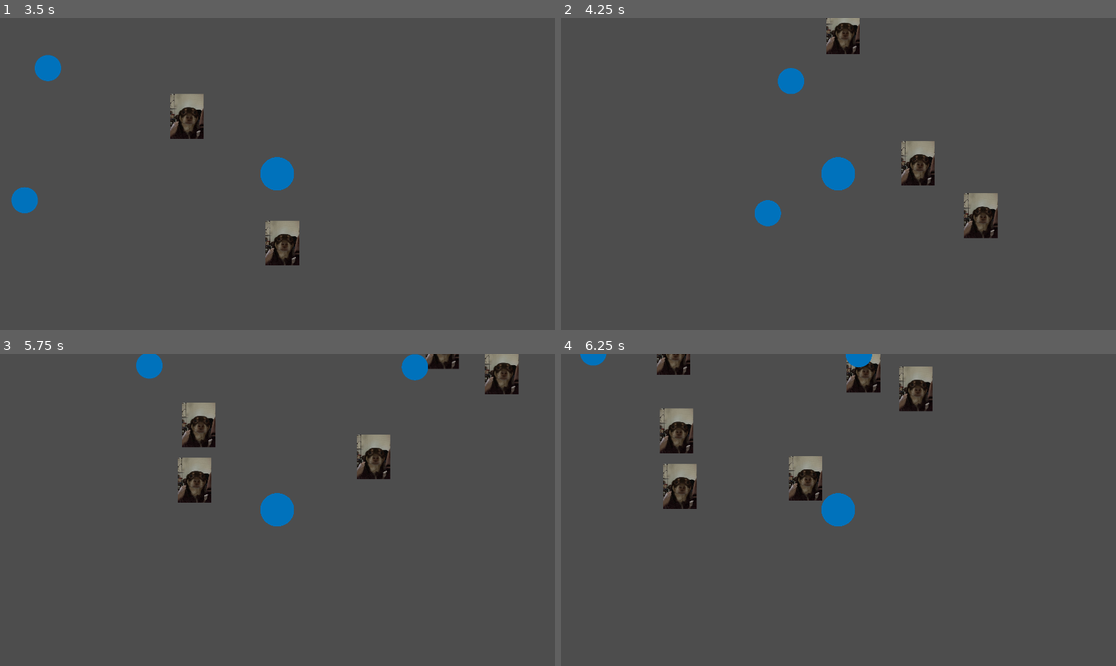
Above: before the commit, frames 1-4 (two rows, left to right).
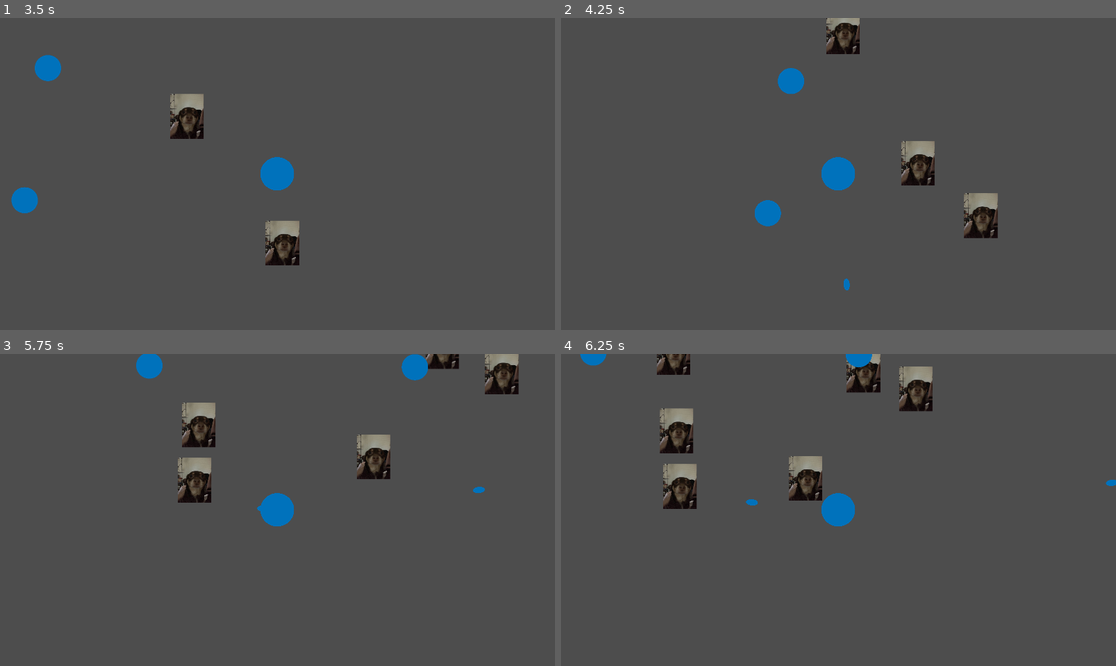
Above: after the commit, the same moments.

Repository: anxapa/mushroom-survive-her
Game: Godot game, scene res://Scenes/main_scene.tscn
The game is run twice, just before and just after one commit, with the same random seed, the same clock (stepped at 60 frames per second) and the same inputs.
Inputs:
- Up to frame 1 (3.5 s): tap Enter at 0.5 s; hold Right (ui_right) 0.53-1.28 s; hold Down (ui_down) 1.28-2.03 s; hold Right (ui_right) 2.03-2.78 s; hold Up (ui_up) from 2.78 s (still down)
- Up to frame 2 (4.25 s): release Up (ui_up) at 3.53 s; hold Left (ui_left) from 3.53 s (still down)
- Up to frame 3 (5.75 s): release Left (ui_left) at 5.03 s; hold Down (ui_down) from 5.03 s (still down)
- Up to frame 4 (6.25 s): release Down (ui_down) at 5.78 s; hold Right (ui_right) from 5.78 s (still down)

Frame 1 is identical in both runs. In frame 2, less than 0.1% of the frame differs, in the area x 50-53%, y 83-88%; in frame 3, less than 0.1%; in frame 4, less than 0.1%, in the area x 33-100%, y 40-49%.

Commit message:
Added spore shot ability
- Added general bullet script.
- Added spore shot ability scenes and scripts.
- Added the spore shot ability to the player.

Diff:
--- /dev/null
+++ b/Scenes/Abilities/Spore Shot Ability.tscn
@@ -0,0 +1,17 @@
+[gd_scene load_steps=3 format=3 uid="uid://qbd5exldv6vp"]
+
+[ext_resource type="Script" uid="uid://brux27kjor3q4" path="res://Scripts/Abilities/ability_spore_shot.gd" id="1_rjmdd"]
+
+[sub_resource type="CircleShape2D" id="CircleShape2D_c6mur"]
+radius = 250.0
+
+[node name="SporeShotAbility" type="Node2D"]
+script = ExtResource("1_rjmdd")
+range = 300
+
+[node name="Area2D" type="Area2D" parent="."]
+collision_layer = 0
+collision_mask = 2
+
+[node name="CollisionShape2D" type="CollisionShape2D" parent="Area2D"]
+shape = SubResource("CircleShape2D_c6mur")
--- /dev/null
+++ b/Scenes/Abilities/Spore Shot Bullet.tscn
@@ -0,0 +1,25 @@
+[gd_scene load_steps=4 format=3 uid="uid://cu802fhwxme2f"]
+
+[ext_resource type="Script" uid="uid://b7jo2im1yhas2" path="res://Scripts/Abilities/spore_shot_bullet.gd" id="1_tkea6"]
+[ext_resource type="Texture2D" uid="uid://bc4t63efyr7m4" path="res://Sprites/blue circle.png" id="2_8a5at"]
+
+[sub_resource type="CapsuleShape2D" id="CapsuleShape2D_t1tw7"]
+radius = 12.0
+height = 42.0
+
+[node name="SporeShotBullet" type="Node2D"]
+script = ExtResource("1_tkea6")
+speed = 500
+bullet_owner = "Player"
+
+[node name="Area2D" type="Area2D" parent="."]
+collision_layer = 2
+collision_mask = 2
+
+[node name="CollisionShape2D" type="CollisionShape2D" parent="Area2D"]
+rotation = 1.5708
+shape = SubResource("CapsuleShape2D_t1tw7")
+
+[node name="BlueCircle" type="Sprite2D" parent="."]
+scale = Vector2(0.045, 0.024)
+texture = ExtResource("2_8a5at")
--- a/Scenes/ability_manager.gd
+++ /dev/null
@@ -1,10 +0,0 @@
-extends Node
-
-## Adds ability to the player.
-## If the ability already exists then upgrade it.
-func add_ability(ability: Ability):
-	pass
-
-## Upgrades the ability.
-func upgrade_ability(ability: Ability):
-	pass
--- a/Scenes/player.gd
+++ b/Scenes/player.gd
@@ -1,4 +1,6 @@
 extends CharacterBody2D
+class_name Player
+
 @export var speed = 900;
 var health := 3
 
@@ -7,7 +9,6 @@
 
 func _physics_process(delta: float) -> void:
 	movement(delta)
-	print(health)
 
 func movement(delta: float) -> void:
 	# Get the input direction and handle the movement/deceleration.
--- a/Scenes/player.tscn
+++ b/Scenes/player.tscn
@@ -2,13 +2,13 @@
 
 [ext_resource type="Script" uid="uid://beu4kpicogwgv" path="res://Scenes/player.gd" id="1_cvnsp"]
 [ext_resource type="Texture2D" uid="uid://bc4t63efyr7m4" path="res://Sprites/blue circle.png" id="1_v0iea"]
-[ext_resource type="Script" path="res://Scenes/ability_manager.gd" id="3_6t5aa"]
+[ext_resource type="Script" uid="uid://keqen8vipxsb" path="res://Scripts/Abilities/ability_manager.gd" id="3_6t5aa"]
 [ext_resource type="Script" uid="uid://c7j5guqpuwhxl" path="res://Scenes/hurtbox.gd" id="4_vgqql"]
 
 [sub_resource type="CircleShape2D" id="CircleShape2D_f60y1"]
 radius = 64.0
 
-[node name="Player" type="CharacterBody2D"]
+[node name="Player" type="CharacterBody2D" groups=["Player"]]
 script = ExtResource("1_cvnsp")
 
 [node name="CollisionShape2D" type="CollisionShape2D" parent="."]
@@ -18,7 +18,7 @@
 scale = Vector2(0.128, 0.128)
 texture = ExtResource("1_v0iea")
 
-[node name="Ability Manager" type="Node" parent="."]
+[node name="Ability Manager" type="Node2D" parent="."]
 script = ExtResource("3_6t5aa")
 
 [node name="Hurtbox" type="Area2D" parent="."]
--- a/Scripts/ability.gd
+++ b/Scripts/Abilities/ability.gd
@@ -1,11 +1,13 @@
 extends Node2D
 class_name Ability
 
-var is_activable : bool
+@export var is_activable : bool
+
 var upgrade_level := 1
-var max_upgrade_level : int
-var cooldown : float
+@export var max_upgrade_level : int
+
 var current_cooldown_time : float
+@export var cooldown : float
 
 ## Upgrades the ability.
 func upgrade() -> void:
--- /dev/null
+++ b/Scripts/Abilities/ability_manager.gd
@@ -0,0 +1,17 @@
+extends Node2D
+
+const spore_shot_ability_scene = preload("res://Scenes/Abilities/Spore Shot Ability.tscn")
+
+## Adds ability to the player.
+## If the ability already exists then upgrade it.
+func _ready() -> void:
+	var spore_shot: Ability = spore_shot_ability_scene.instantiate()
+	add_ability(spore_shot)
+
+func add_ability(ability: Ability):
+	add_child(ability)
+	ability.global_position = global_position
+
+## Upgrades the ability.
+func upgrade_ability(ability: Ability):
+	pass
--- /dev/null
+++ b/Scripts/Abilities/ability_spore_shot.gd
@@ -0,0 +1,50 @@
+extends Ability
+
+@export var range := 200
+@onready var _area2D := $Area2D
+
+const bullet_scene = preload("res://Scenes/Abilities/Spore Shot Bullet.tscn")
+
+func _ready():
+	cooldown = 0.4
+	max_upgrade_level = 5
+	change_range(range)
+
+func _process(delta: float) -> void:
+	if current_cooldown_time <= 0:
+		check_bodies()
+		current_cooldown_time = cooldown
+	else:
+		current_cooldown_time -= delta
+
+## Selects enemy closest to player to shoot to.
+func check_bodies() -> void:
+	var bodies : Array[Node2D] = _area2D.get_overlapping_bodies()
+	var min_distance := 1e99
+	var min_distance_enemy : Node2D
+
+	if not bodies:
+		return
+
+	# Finds enemy with the least distance to the player.
+	for body in bodies:
+		print(body)
+		if body is Enemy:
+			var distance := global_position.distance_to(body.global_position)
+			if distance < min_distance:
+				min_distance = distance
+				min_distance_enemy = body
+
+	# Does not shoot if there are no bodies nearby.
+	if min_distance_enemy:
+		shoot(min_distance_enemy)
+
+func change_range(range_radius: float) -> void:
+	$Area2D/CollisionShape2D.shape.radius = range_radius
+
+## Shoots an enemy.
+func shoot(enemy: Node2D) -> void:
+	var bullet = bullet_scene.instantiate()
+	add_child(bullet)
+	bullet.global_position = global_position
+	bullet.set_direction(enemy.global_position - global_position)
--- /dev/null
+++ b/Scripts/Abilities/spore_shot_bullet.gd
@@ -0,0 +1 @@
+extends Bullet
--- a/Scripts/ability_spore_shot.gd
+++ /dev/null
@@ -1,33 +0,0 @@
-extends Ability
-
-@onready var _area2D := $Area2D
-var range := 200
-
-func _ready():
-	cooldown = 0.1
-	max_upgrade_level = 5
-
-func _process(delta: float) -> void:
-	if current_cooldown_time <= 0:
-		check_enemies()
-
-## Selects enemy closest to player to shoot to.
-func check_enemies() -> void:
-	var enemies : Array[Node2D] = _area2D.get_overlapping_bodies()
-	var min_distance := 1e99
-	var min_distance_enemy := enemies[0]
-
-	# Finds enemy with the least distance to the player.
-	for enemy in enemies:
-		var distance := global_position.distance_to(enemy.global_position)
-		if distance < min_distance:
-			min_distance = distance
-			min_distance_enemy = enemy
-
-	# Does not shoot if there are no enemies nearby.
-	if min_distance_enemy:
-		shoot(min_distance_enemy)
-
-## Shoots an enemy.
-func shoot(enemy: Node2D) -> void:
-	pass
--- /dev/null
+++ b/Scripts/bullet.gd
@@ -0,0 +1,50 @@
+extends Node2D
+class_name Bullet
+
+var direction := Vector2(-1, 0)
+
+# Variables related to how long the bullet is in flight before deleting it.
+var is_idle := true
+var idle_time := 0.0
+@export var idle_time_before_deletion := 8.0
+
+@export var speed := 100
+@export var damage_amount := 1
+@export_enum("Player", "Enemy") var bullet_owner: String
+@onready var _area2D = $Area2D
+
+func _ready() -> void:
+	_area2D.connect("body_entered", _on_body_entered)
+
+func _process(delta: float) -> void:
+	movement(delta)
+
+	if is_idle:
+		idling(delta)
+
+## Handles removing the bullet if it is idle.
+func idling(delta: float) -> void:
+	if idle_time < idle_time_before_deletion:
+		idle_time += delta
+	else:
+		speed = lerp(speed, 0, 0.02)
+		if not speed:
+			queue_free()
+
+# Basic movement that moves straight in one direction.
+# For more complex movements, override this function with the new one.
+func movement(delta) -> void:
+	global_position += direction * speed * delta
+
+## Used for setting the correct orientation of the sprite & for direction of movement.
+func set_direction(angle: Vector2) -> void:
+	direction = angle.normalized()
+	rotation = Vector2(-1,0).angle_to(direction)
+
+func _on_body_entered(body: Node2D) -> void:
+	if bullet_owner == "Enemy" and body is Player:
+		(body as Player).take_damage(damage_amount)
+		queue_free()
+	elif bullet_owner == "Player" and body is Enemy:
+		(body as Enemy).take_damage(damage_amount)
+		queue_free()
--- a/Scripts/enemy.gd
+++ b/Scripts/enemy.gd
@@ -18,3 +18,9 @@
 
 func _physics_process(delta: float) -> void:
 	global_position = global_position.move_toward(player.global_position, speed)
+
+func take_damage(damage: int) -> void:
+	current_health -= damage
+
+	if current_health == 0:
+		queue_free()
Renamed: Scripts/ability.gd.uid -> Scripts/Abilities/ability.gd.uid
Renamed: Scenes/ability_manager.gd.uid -> Scripts/Abilities/ability_manager.gd.uid
Renamed: Scripts/ability_spore_shot.gd.uid -> Scripts/Abilities/ability_spore_shot.gd.uid
Not shown, added: Scripts/Abilities/spore_shot_bullet.gd.uid
Not shown, added: Scripts/bullet.gd.uid
